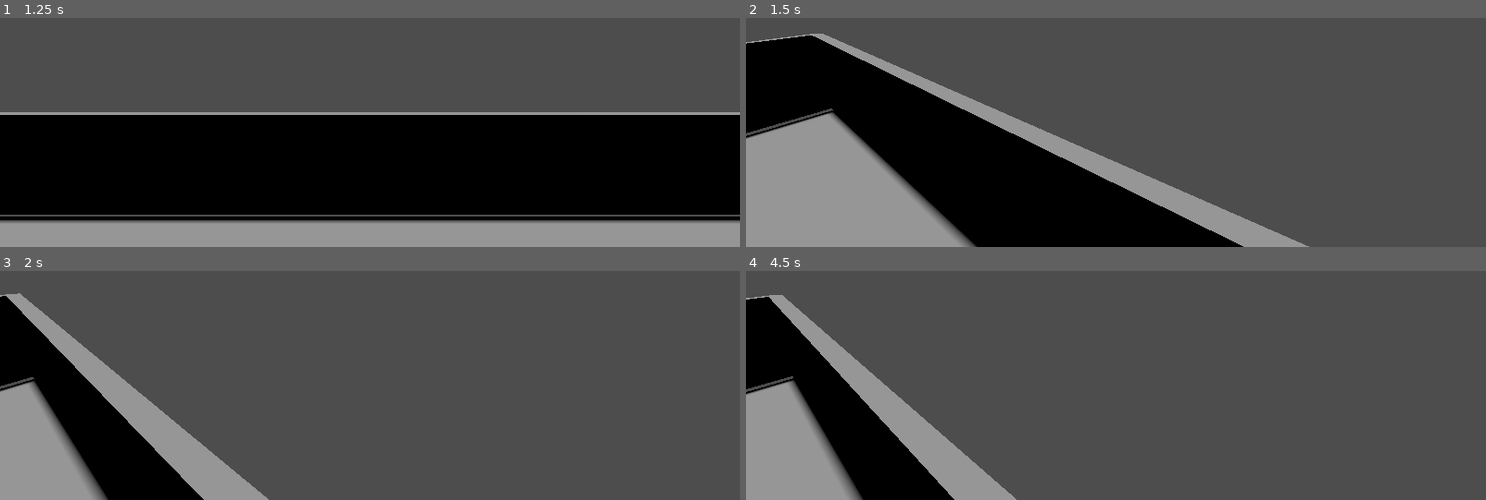
Above: before the commit, frames 1-4 (two rows, left to right).
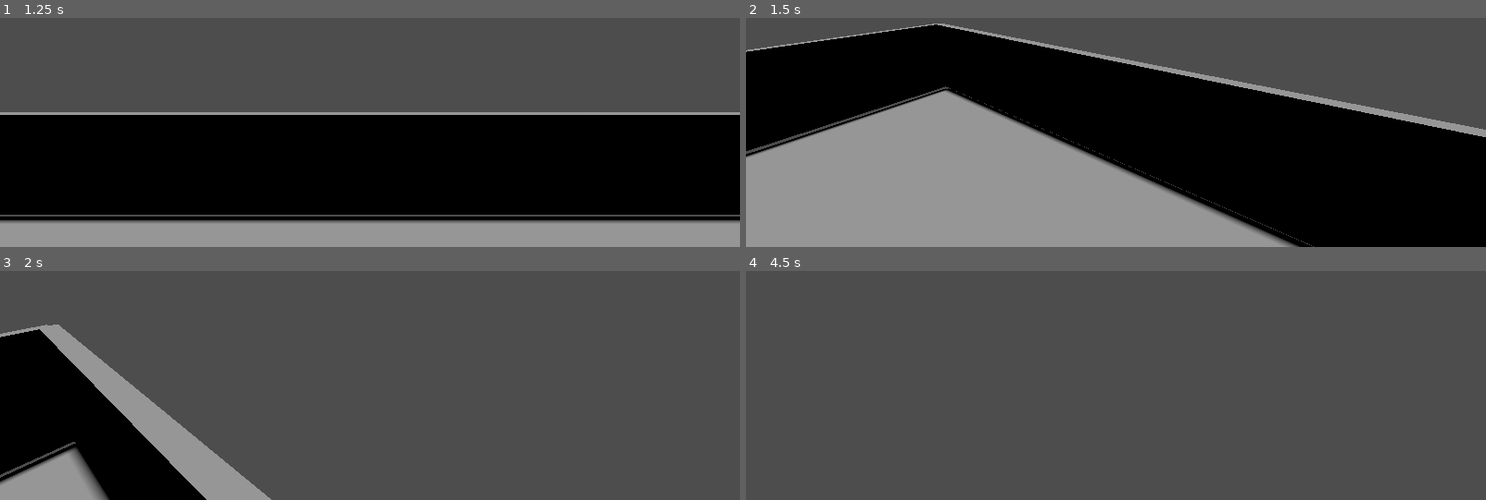
Above: after the commit, the same moments.

Repository: karlsminton/cleanup
Game: Godot game, scene res://Scenes/MainMenu.tscn
The game is run twice, just before and just after one commit, with the same random seed, the same clock (stepped at 60 frames per second) and the same inputs.
Inputs (mouse positions are in pixels of both pictures, inside the frame that each line leads up to):
- Up to frame 1 (1.25 s): click "New Game" at 0.5 s
- Up to frame 2 (1.5 s): tap Enter at 1.25 s; move the mouse to (1153, 38) at 1.27 s; hold W from 1.28 s (still down)
- Up to frame 3 (2 s): keep holding W
- Up to frame 4 (4.5 s): keep holding W; move the mouse to (1079, 293) at 2.02 s; move the mouse to (1130, 284) at 2.77 s; tap Space at 3.5 s; move the mouse to (1108, 298) at 3.52 s; tap Enter at 4.25 s; move the mouse to (1167, 298) at 4.27 s

Frame 1 is identical in both runs. In frame 2, 60% of the frame differs, in the area x 0-100%, y 2-100%; in frame 3, 4.3%; in frame 4, 18%.

Commit message:
movement on player now works as intended (forwards/backwards/strafe is not relative to direction the player is facing)

Diff:
--- a/Scripts/player.gd
+++ b/Scripts/player.gd
@@ -1,23 +1,68 @@
 extends CharacterBody3D
+# Camera
+const LOOKAROUND_SPEED = 0.001;
+var rot_x = 0;
+var rot_y = 0;
+# PlayerMovement
+var target_velocity: Vector3;
+var max_speed: int = 5;
 
-# Prefixing variables as they're not actually needed
-var _a = load("res://Scripts/Player/Camera.gd");
-var _b = load("res://Scripts/Player/PlayerMovement.gd");
-
-var camera;
-var control;
 
 func _ready() -> void:
-	print_debug('player.gd happened');
-	camera = PlayerCamera.new(self);
-	control = PlayerMovement.new(self);
+	Input.set_mouse_mode(Input.MOUSE_MODE_CAPTURED);
+	target_velocity = Vector3.ZERO;
 
 func _input(event: InputEvent) -> void:
-	camera._input(event);
-	control._input(event);
 
-func _physics_process(delta: float) -> void:
-	control._physics_process(delta);
+	if event is InputEventMouseMotion:
+		rot_x += event.relative.x * LOOKAROUND_SPEED;
+
+		# todo - check these clamp values, difficult to determine at this time
+		if rot_y + event.relative.y * LOOKAROUND_SPEED > -1.8 and rot_y + event.relative.y * LOOKAROUND_SPEED < 1.8:
+			rot_y += event.relative.y * LOOKAROUND_SPEED;
+
+		$View.transform.basis = Basis();
+		$Node3D.transform.basis = Basis();
+
+		$View.rotate_object_local(Vector3(0, 1, 0), rot_x);
+		$View.rotate_object_local(Vector3(1, 0, 0), rot_y);
+
+		$Node3D.rotate_object_local(Vector3(0, 1, 0), $View.rotation.y);
+
+	if is_instance_of(event, InputEventKey):
+		var key = getKey(event);
+
+		if key == 'Escape':
+# 		# todo - this kills the game, we need this to display over the top of the current scene
+			get_tree().change_scene_to_file("res://Scenes/MainMenu.tscn");
+
+
+func getKey(event: InputEventKey) -> String:
+	var keycode = DisplayServer.keyboard_get_keycode_from_physical(event.physical_keycode)
+	return OS.get_keycode_string(keycode);
+
+func _physics_process(_delta) -> void:
+	var direction = Vector3.ZERO;
+
+	if Input.is_key_label_pressed(KEY_W):
+		direction.z = -1;
+
+	if Input.is_key_label_pressed(KEY_A):
+		direction.x = -1;
+
+	if Input.is_key_label_pressed(KEY_D):
+		direction.x = 1;
+
+	if Input.is_key_label_pressed(KEY_S):
+		direction.z = 1;
+
+	direction = direction.normalized();
+	target_velocity.x = direction.x * max_speed;
+	target_velocity.z = direction.z * max_speed;
+	target_velocity.y = 0;
+	velocity = $View.global_transform.basis * target_velocity;
+	velocity.y = 0; # todo - probably shouldn't have to 0 this here (possible issues implementing jump)
+	move_and_slide();
 
 func _exit_tree() -> void:
-	control._exit_tree();
+	Input.set_mouse_mode(Input.MOUSE_MODE_VISIBLE);
